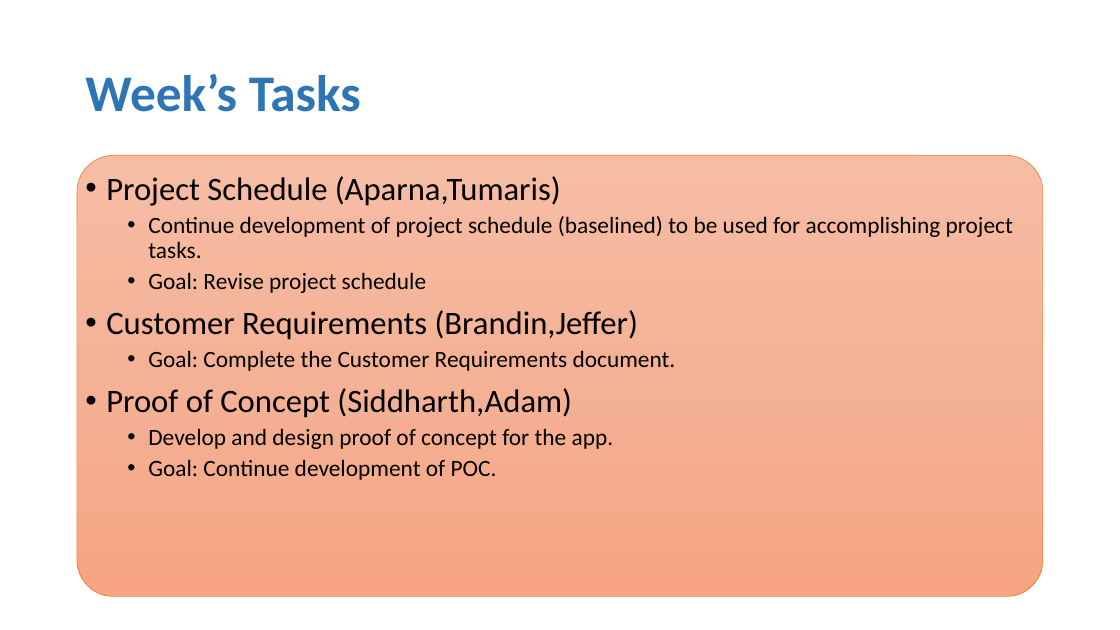
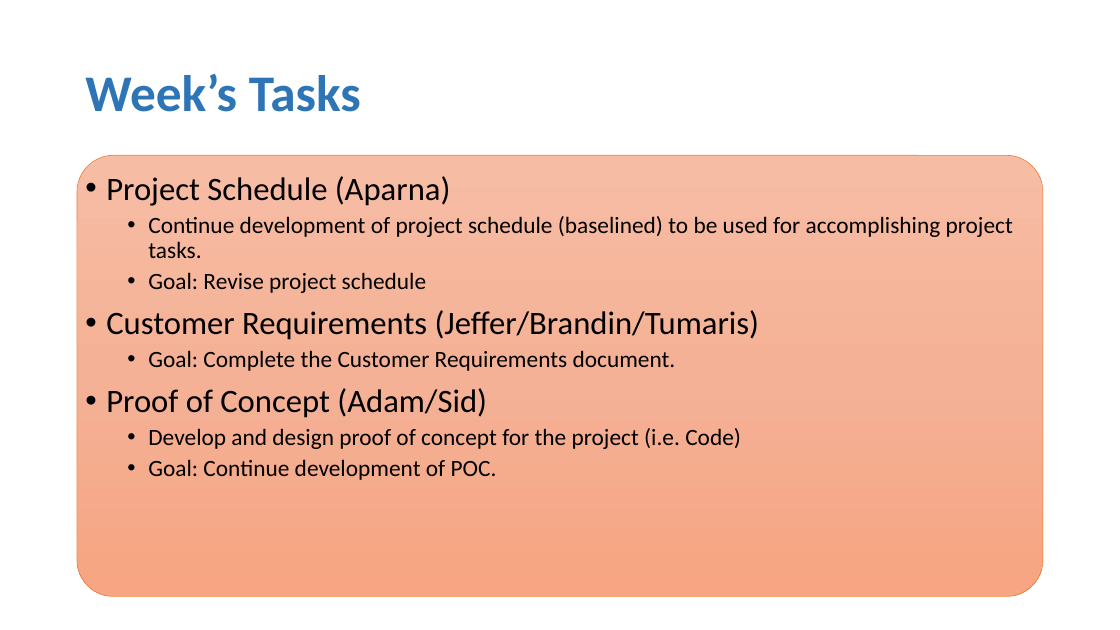
Before and after one commit to Bbulicki/MarchingMasters, a slide deck: slide 5 of Documents/Meeting Updates/MarchingMasters-1020.pptx. Drawn at 1120x630 pixels with LibreOffice and Linux fonts; fonts in the diff are those of the drawing. Boxes give left, top, right and bottom in pixels: in the first picture for what was removed or moved away, otherwise in the second. Text is boxed around its words. In the diff, an @@ line names an element or a change of style, - is before the commit and + after.

```diff
--- a/Documents/Meeting Updates/MarchingMasters-1020.pptx
+++ b/Documents/Meeting Updates/MarchingMasters-1020.pptx
@@ text at box(106, 176, 451, 206): text changed @@
-• Project Schedule (Aparna,Tumaris)
+• Project Schedule (Aparna)
@@ text at box(106, 310, 759, 340): text changed @@
-• Customer Requirements (Brandin,Jeffer)
+• Customer Requirements (Jeffer/Brandin/Tumaris)
@@ text at box(106, 388, 741, 449): text changed @@
-• Proof of Concept (Siddharth,Adam)
-  • Develop and design proof of concept for the app.
+• Proof of Concept (Adam/Sid)
+  • Develop and design proof of concept for the project (i.e. Code)
```
Also in this commit, not shown: 1 other slide changed.
